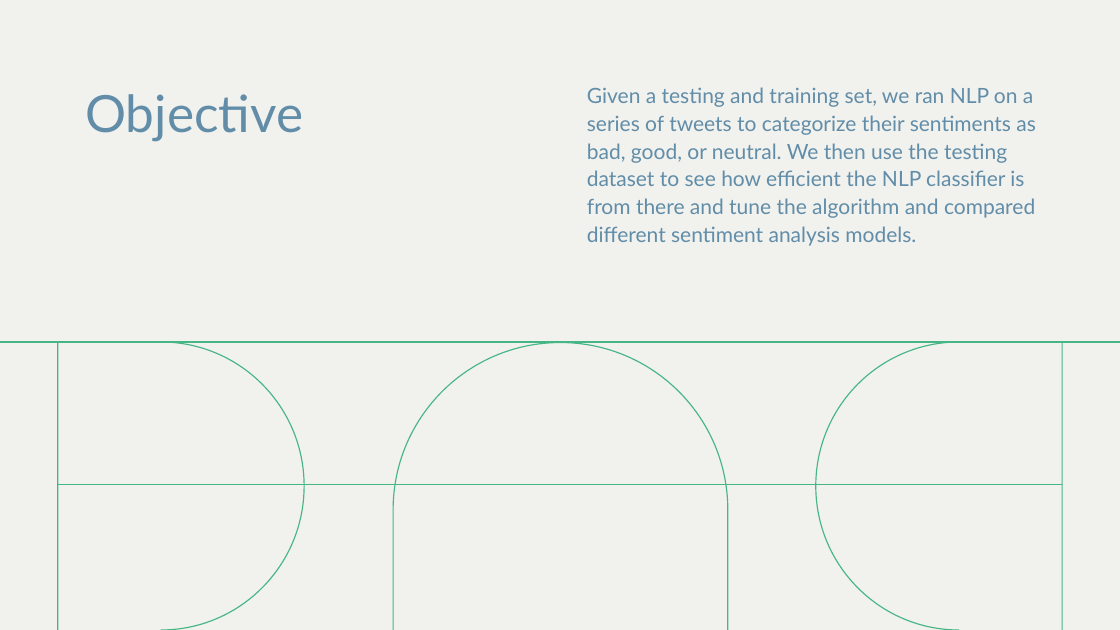
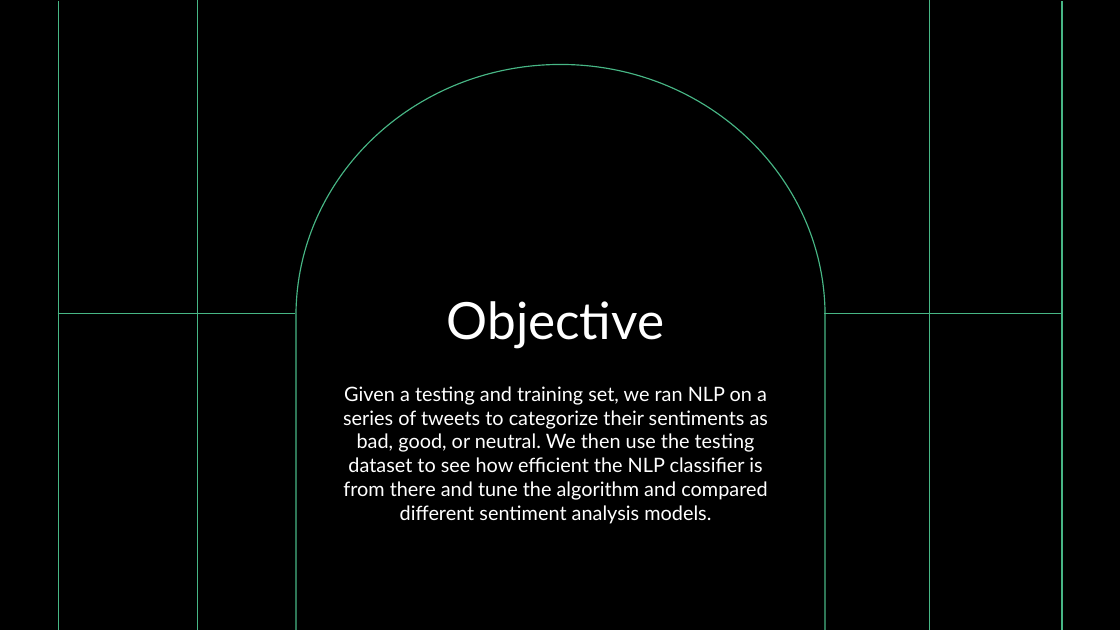
Before and after one commit to bethelike98/ENTITY-Final-Project, a slide deck: slide 5 of Presentation/DS Final Project Presentation.pptx (slide 3 before the commit). Drawn at 1120x630 pixels with LibreOffice and Linux fonts; fonts in the diff are those of the drawing; background and template pictures are left out. Boxes give left, top, right and bottom in pixels: in the first picture for what was removed or moved away, otherwise in the second. Text is boxed around its words. In the diff, an @@ line names an element or a change of style, - is before the commit and + after.

```diff
--- a/Presentation/DS Final Project Presentation.pptx
+++ b/Presentation/DS Final Project Presentation.pptx
@@ background #FFFFFF to picture (left out) @@
@@ rectangle at bbox=[0, 0, 1120, 630]: fill #F1F1EE to #000000 @@
@@ rectangle added at bbox=[0, 0, 1120, 630], fill #000000 @@
@@ group added at bbox=[58, 0, 1062, 630]: 6 lines @@
@@ freeform shape: place and size @@
-freeform shape at bbox=[393, 343, 728, 630]
+freeform shape at bbox=[296, 65, 825, 630]
@@ title "Objective": place and size @@
-title "Objective" at bbox=[85, 94, 303, 142]
+title "Objective" at bbox=[447, 301, 665, 349]
@@ title "Objective" at bbox=[447, 301, 665, 349]: text colour #618DA8 to #FFFFFF; alignment left to centre; vertical alignment top to bottom @@
@@ group removed at bbox=[0, 342, 1120, 630]: 2 lines, 2 freeform shapes @@
@@ text "Given a testing and training ...": place and size @@
-text "Given a testing and training ..." at bbox=[587, 87, 1036, 246]
+text "Given a testing and training ..." at bbox=[343, 386, 768, 524]
@@ text "Given a testing and training ..." at bbox=[343, 386, 768, 524]: size 18 to 17 pt, text colour #618DA8 to #FFFFFF; alignment left to centre; line spacing 1.1 to 1 @@
```
Also in this commit, not shown: 4 other slides changed, 7 slides added.
